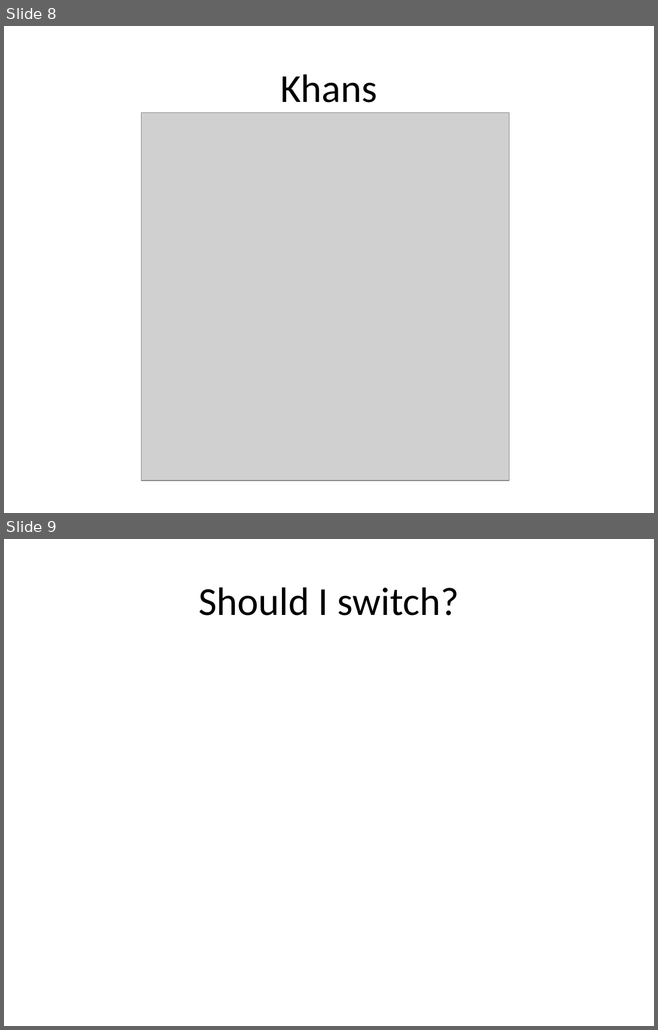
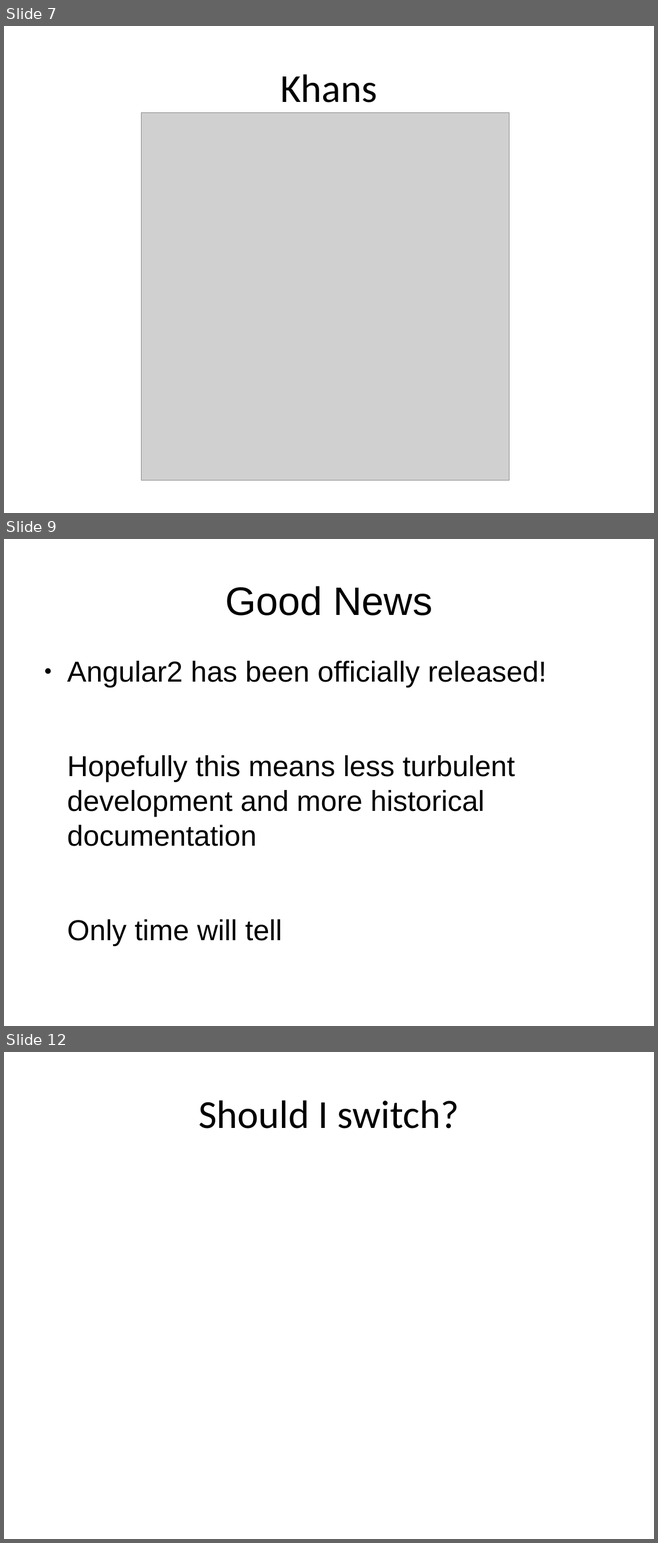
Before and after one commit to trognus/devcon2016, a slide deck: devconNg2.odp. Shown one above the other, each under a label of ours: slides 8 and 9 before the commit, slides 7, 9 and 12 after it; the slides between them are not shown. The pictures are 658x1030 and 658x1543 pixels, drawn with LibreOffice and Linux fonts; fonts in the diff are those of the drawing; grey boxes stand for pictures. Boxes give left, top, right and bottom in pixels: in the first picture for what was removed or moved away, otherwise in the second. Text is boxed around its words. In the diff, an @@ line names an element or a change of style, - is before the commit and + after.

```diff
--- a/devconNg2.odp
+++ b/devconNg2.odp
@@ slide 9 added at box(4, 539, 654, 1026), background #FFFFFF @@
@@ title added at box(225, 586, 432, 616), 44 pt, text #000000 @@
+Good News
@@ text added at box(67, 661, 546, 947), 32 pt, text #000000 @@
+● Angular2 has been officially released!
+Hopefully this means less turbulent development and more historical documentation
+Only time will tell
@@ what was slide 8 is now slide 7 @@
@@ what was slide 9 is now slide 12 @@
```
Also in this commit, not shown: 4 slides changed, 2 other slides added.
